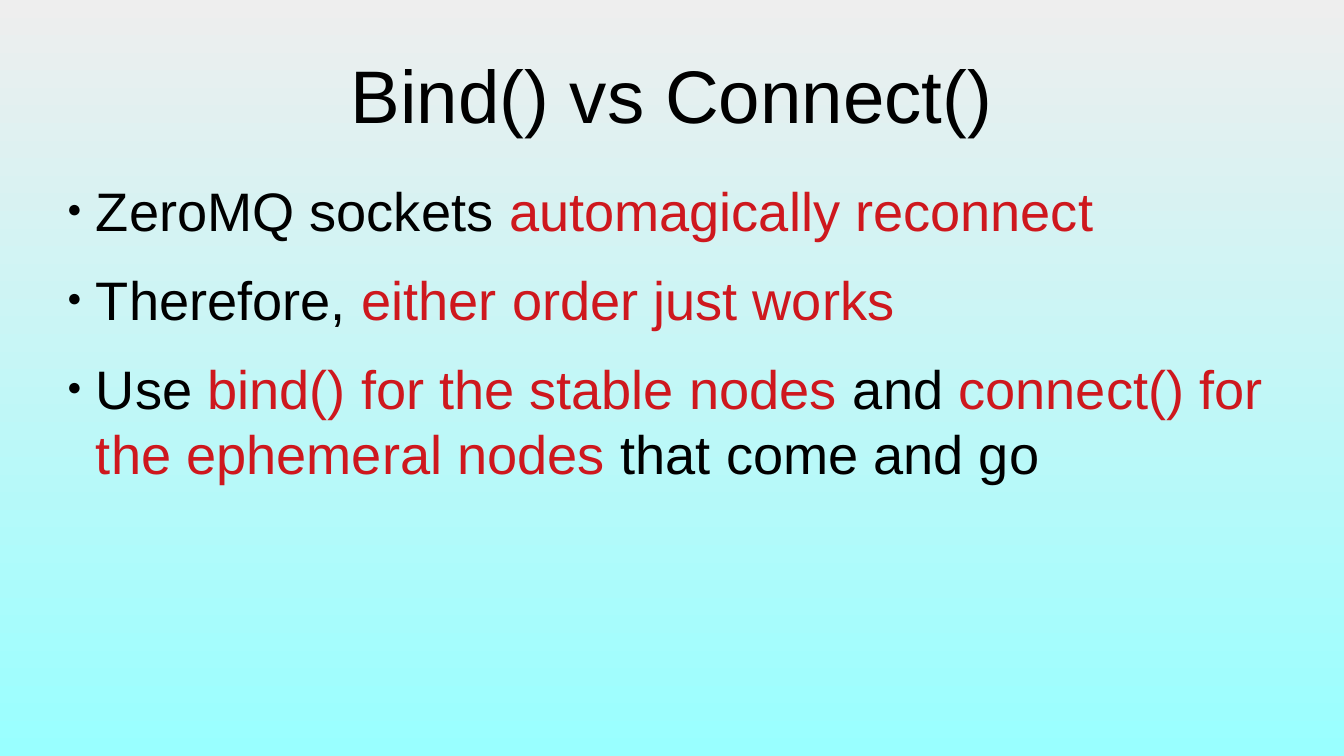
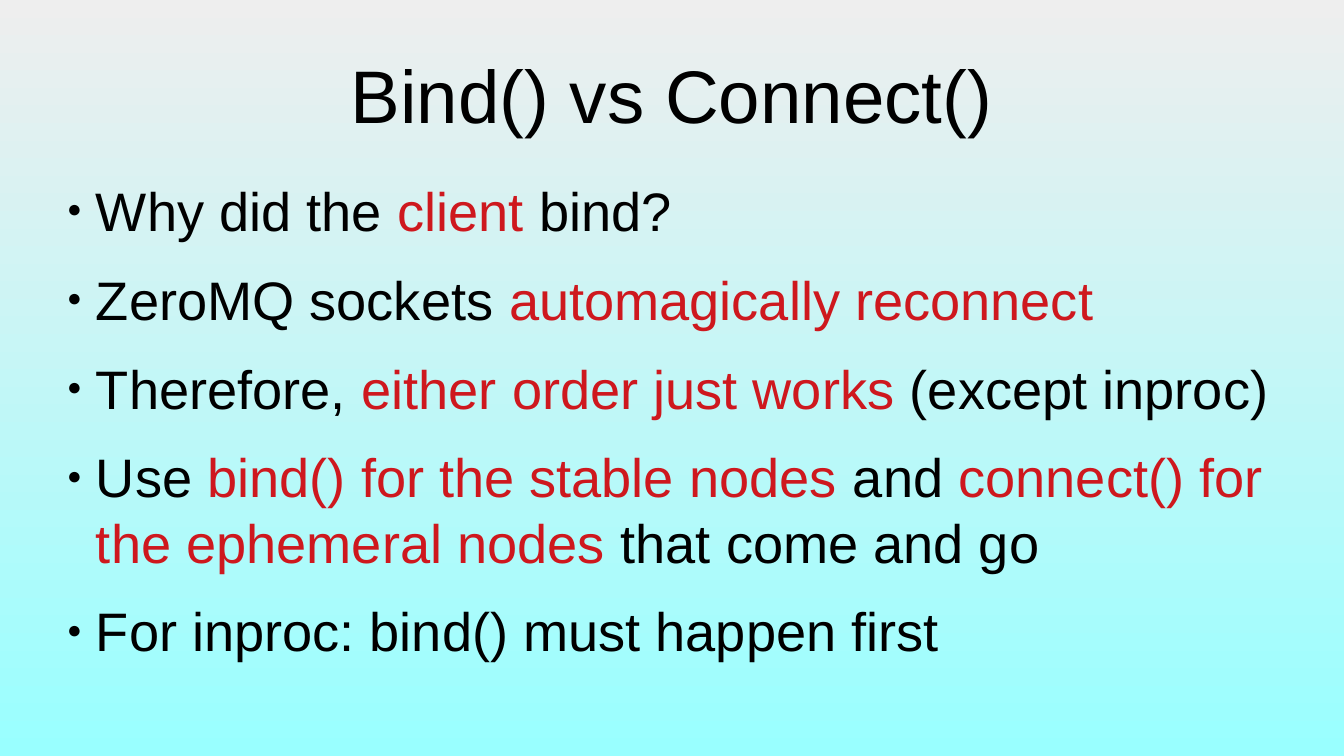
Before and after one commit to dllaurence/zeromq-presentation, a slide deck: slide 15 of presentation.odp (slide 17 before the commit). Drawn at 1344x756 pixels with LibreOffice and Linux fonts; fonts in the diff are those of the drawing. Boxes give left, top, right and bottom in pixels: in the first picture for what was removed or moved away, otherwise in the second. Text is boxed around its words. In the diff, an @@ line names an element or a change of style, - is before the commit and + after.

```diff
--- a/presentation.odp
+++ b/presentation.odp
@@ text at (96,191,672,240): paragraph added @@
+● Why did the client bind?
@@ text at (96,369,1269,418): text changed; text colour #CE181E to #000000 @@
-● Therefore, either order just works
+● Therefore, either order just works (except inproc)
@@ text at (96,611,939,661): paragraph added @@
+● For inproc: bind() must happen first
```
Also in this commit, not shown: 16 other slides changed, 10 slides added, 3 slides removed, 10 other files.
